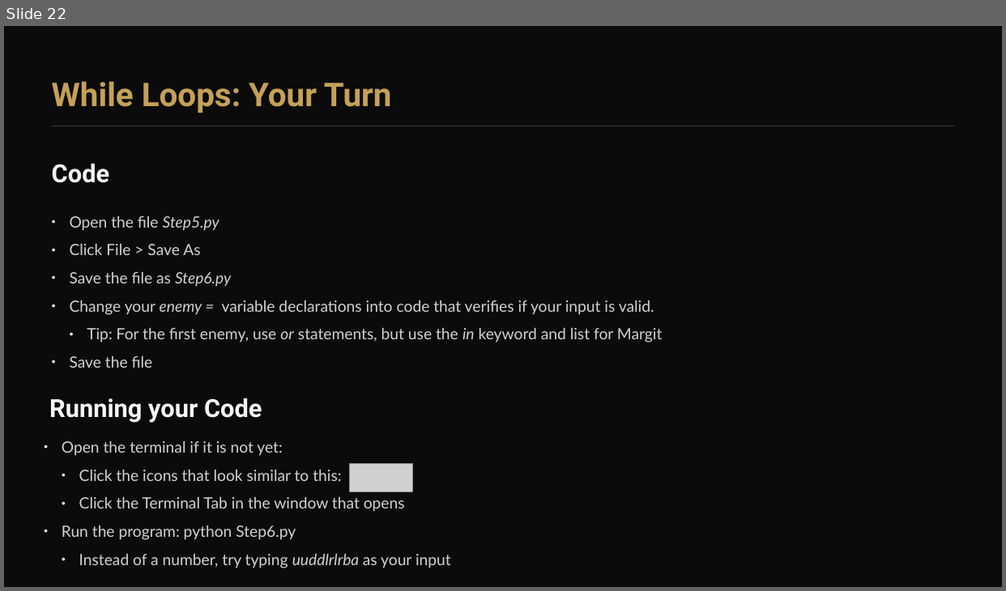
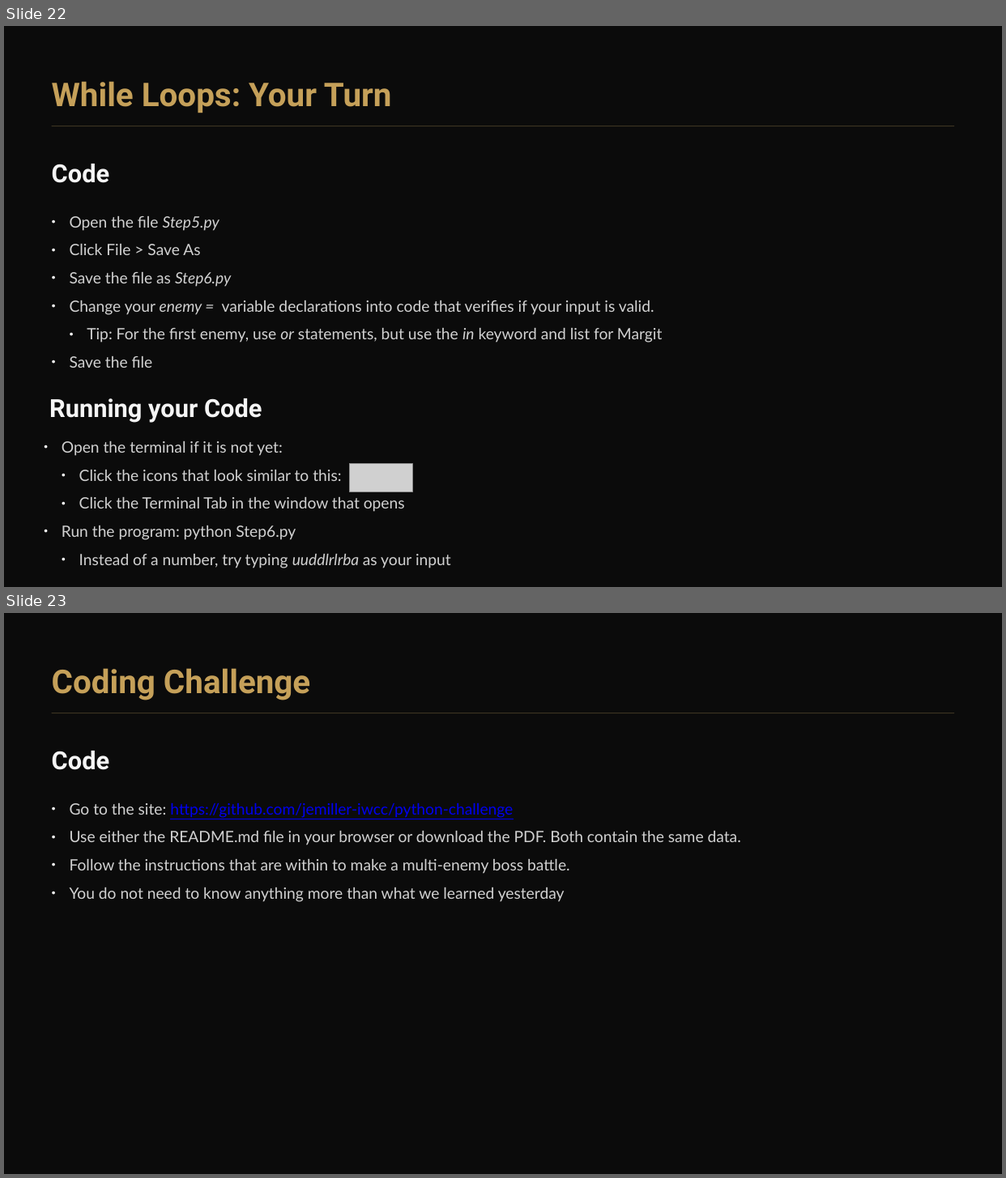
Before and after one commit to jemiller-iwcc/python-elden-ring, a slide deck: Python_ Power of the Script.pptx. Shown one above the other, each under a label of ours: slide 22 before the commit, slides 22 and 23 after it. The pictures are 1006x591 and 1006x1178 pixels, drawn with LibreOffice and Linux fonts; fonts in the diff are those of the drawing; grey boxes stand for pictures. Boxes give left, top, right and bottom in pixels: in the first picture for what was removed or moved away, otherwise in the second. Text is boxed around its words. In the diff, an @@ line names an element or a change of style, - is before the commit and + after.

```diff
--- a/Python_ Power of the Script.pptx
+++ b/Python_ Power of the Script.pptx
@@ slide 23 added at box(4, 613, 1002, 1174), background #0B0B0B @@
@@ text added at box(52, 668, 310, 700), 31.5 pt, text #C5A059, bold @@
+Coding Challenge
@@ rectangle added at box(52, 713, 955, 713), fill #3D3422 @@
@@ text added at box(52, 751, 110, 770), 24 pt, text #F5F5F5, bold @@
+Code
@@ text added at box(70, 803, 741, 902), 15 pt, text #D1D1D1 @@
+● Go to the site: https://github.com/jemiller-iwcc/python-challenge
+● Use either the README.md file in your browser or download the PDF. Both contain the same data.
+● Follow the instructions that are within to make a multi-enemy boss battle.
+● You do not need to know anything more than what we learned yesterday
```
